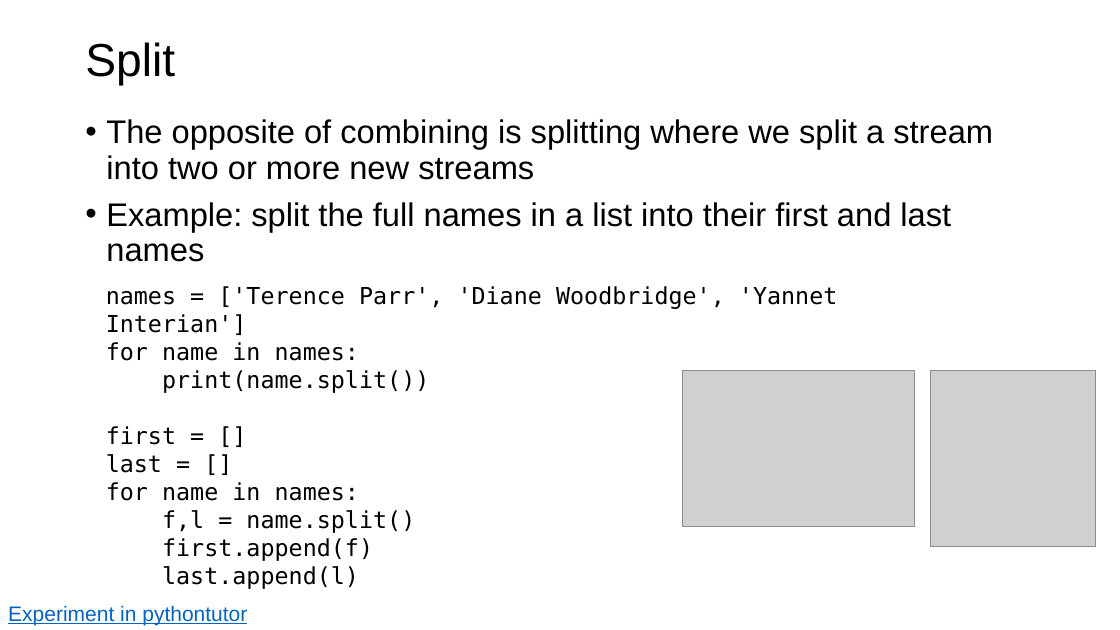
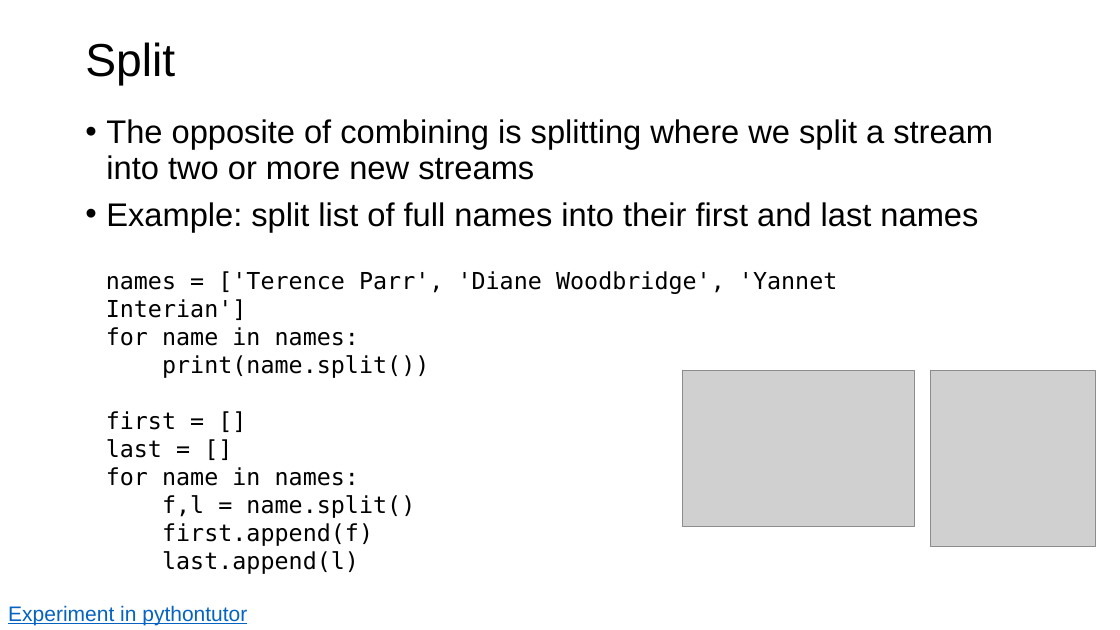
Before and after one commit to parrt/msds501, a slide deck: slide 11 of slides/programming-patterns.pptx. Drawn at 1120x630 pixels with LibreOffice and Linux fonts; fonts in the diff are those of the drawing; grey boxes stand for pictures; background and template pictures are left out. Boxes give left, top, right and bottom in pixels: in the first picture for what was removed or moved away, otherwise in the second. Text is boxed around its words. In the diff, an @@ line names an element or a change of style, - is before the commit and + after.

```diff
--- a/slides/programming-patterns.pptx
+++ b/slides/programming-patterns.pptx
@@ text at <box>106,202,978,232</box>: text changed @@
-• Example: split the full names in a list into their first and last names
+• Example: split list of full names into their first and last names
@@ text "names = ['Terence Parr', 'Diane ...": place and size @@
-text "names = ['Terence Parr', 'Diane ..." at <box>106,286,837,589</box>
+text "names = ['Terence Parr', 'Diane ..." at <box>106,271,837,574</box>
```
Also in this commit, not shown: 6 other slides changed, 4 slides added, 3 slides removed.
